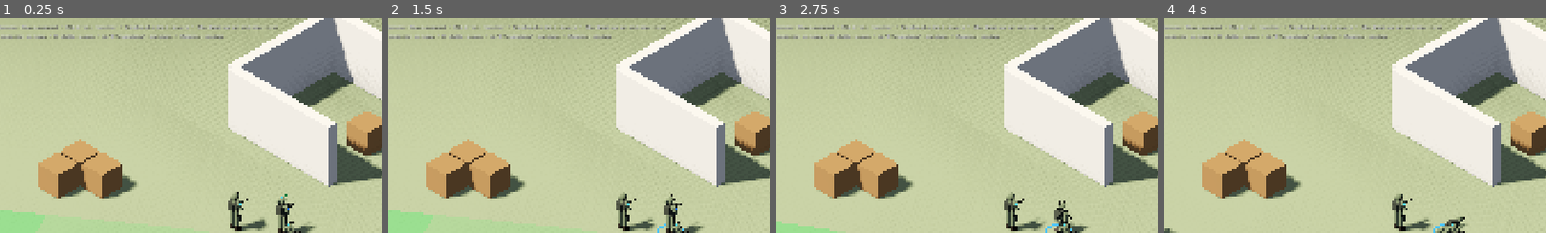
Above: before the commit, frames 1-4 (left to right).
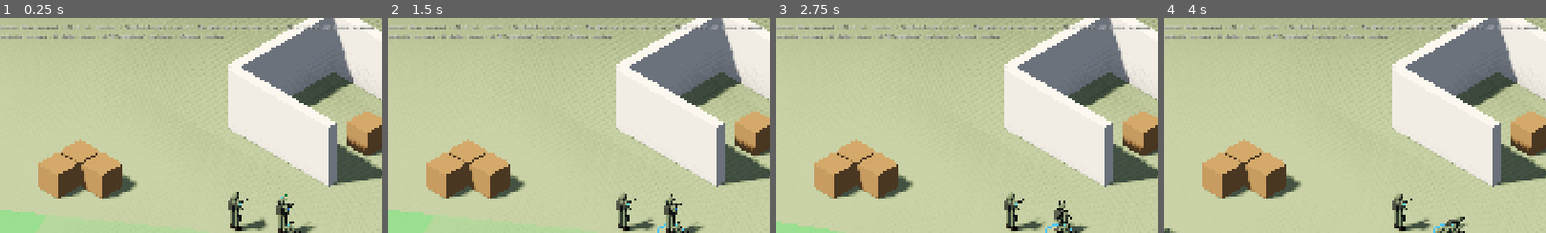
Above: after the commit, the same moments.

Repository: HackTechDev/Commando
Game: Godot game, scene res://scenes/levels/sandbox/sandbox.tscn
Two runs of this game, one before a commit and one after it. Both use one fixed random seed, a clock stepped at 60 frames per second and the inputs below.
Inputs (mouse positions are % of the whole screen's width and height, from its top left):
- Up to frame 1 (0.25 s): no input
- Up to frame 2 (1.5 s): tap Enter at 0.5 s; drag from (6, 94) to (60, 28) at 0.52 s; click "Stop [F]" at 1.25 s
- Up to frame 3 (2.75 s): click "Accroupi [C]" at 2 s
- Up to frame 4 (4 s): click "Rampé [X]" at 2.75 s; click "Recharger [R]" at 3.5 s
The pictures show only the part of the screen within x 13-63%, y 0-50%; the shares and areas given below are measured in that part.

The runs differ from the first frame. In frame 1, 0.2% of the frame differs, in the area x 74-98%, y 3-6%; in frame 2, 0.2%; in frame 3, 0.2%; in frame 4, 0.2%.

Commit message:
Les opérateurs peuvent grimper sur les caisses
Clic droit sur une caisse pour y monter, ordre au sol pour redescendre,
une unité par caisse, tir possible depuis la hauteur.

Co-Authored-By: Claude Fable 5.2 <noreply@anthropic.com>

Diff:
--- a/scenes/props/crate.tscn
+++ b/scenes/props/crate.tscn
@@ -1,4 +1,6 @@
 [gd_scene load_steps=4 format=3]
+
+[ext_resource type="Script" path="res://scripts/props/climbable.gd" id="1"]
 
 [sub_resource type="BoxShape3D" id="shape"]
 size = Vector3(1.2, 1.2, 1.2)
@@ -11,9 +13,10 @@
 material = SubResource("mat")
 size = Vector3(1.2, 1.2, 1.2)
 
-[node name="Crate" type="StaticBody3D"]
+[node name="Crate" type="StaticBody3D" groups=["climbables"]]
 collision_layer = 2
 collision_mask = 0
+script = ExtResource("1")
 
 [node name="CollisionShape3D" type="CollisionShape3D" parent="."]
 transform = Transform3D(1, 0, 0, 0, 1, 0, 0, 0, 1, 0, 0.6, 0)
--- a/scenes/ui/hud.tscn
+++ b/scenes/ui/hud.tscn
@@ -28,7 +28,7 @@
 offset_bottom = 80.0
 theme_override_colors/font_shadow_color = Color(0, 0, 0, 0.8)
 theme_override_font_sizes/font_size = 14
-text = "Clic gauche / rectangle / 1-3 : sélectionner (Maj : ajouter)  •  Clic droit : marcher  •  Double clic droit : courir  •  Clic droit sur un ennemi : tirer
+text = "Clic gauche / rectangle / 1-3 : sélectionner (Maj : ajouter)  •  Clic droit : marcher  •  Double clic droit : courir  •  Clic droit sur un ennemi : tirer  •  Clic droit sur une caisse : grimper
 ZQSD / flèches / bord d'écran / clic molette : caméra  •  Molette : zoom  •  A / E (maintenir) : rotation  •  Origine : centrer"
 
 [node name="AlertPanel" type="PanelContainer" parent="PlayerController"]
--- a/scripts/autoload/selection_manager.gd
+++ b/scripts/autoload/selection_manager.gd
@@ -53,6 +53,20 @@
 		unit.attack(enemy, run)
 
 
+## Fait grimper une unité sélectionnée sur `target` ; les autres se
+## regroupent autour.
+func order_climb(target: Climbable, run: bool) -> void:
+	var climber_found := false
+	var others := 0
+	for unit in selected:
+		if not climber_found and unit.climb(target, run):
+			climber_found = true
+		elif unit.perched_on != target:
+			var angle := TAU * float(others) / float(maxi(selected.size() - 1, 1))
+			unit.move_to(target.global_position + Vector3(cos(angle), 0.0, sin(angle)) * (target.half_extent + FORMATION_SPACING), run)
+			others += 1
+
+
 ## Annule le déplacement ou l'attaque des unités sélectionnées.
 func stop() -> void:
 	for unit in selected:
--- /dev/null
+++ b/scripts/props/climbable.gd
@@ -0,0 +1,46 @@
+class_name Climbable
+extends StaticBody3D
+## Obstacle bas sur lequel un opérateur peut grimper (caisse…).
+## Une seule unité à la fois peut s'y tenir.
+
+## Hauteur du dessus par rapport à l'origine de l'objet.
+@export var top_height: float = 1.2
+## Demi-largeur de l'objet (carré au sol).
+@export var half_extent: float = 0.6
+## Distance entre le bord de l'objet et le point d'où l'on grimpe.
+@export var access_margin: float = 0.55
+
+## Unité actuellement dessus (ou en train d'y monter).
+var occupant: Commando
+
+
+## Position des pieds d'une unité debout sur l'objet.
+func get_top_position() -> Vector3:
+	return global_position + Vector3.UP * top_height
+
+
+## Points au sol, un par côté, d'où l'on peut grimper ou redescendre.
+## Seuls les points praticables (sur le maillage de navigation) sont renvoyés.
+func get_access_points() -> Array[Vector3]:
+	var points: Array[Vector3] = []
+	var map := get_world_3d().navigation_map
+	var reach := half_extent + access_margin
+	for direction: Vector3 in [Vector3.RIGHT, Vector3.LEFT, Vector3.FORWARD, Vector3.BACK]:
+		var point := global_position + global_basis * direction * reach
+		var closest := NavigationServer3D.map_get_closest_point(map, point)
+		if Vector2(closest.x - point.x, closest.z - point.z).length() < 0.35:
+			points.append(point)
+	return points
+
+
+## Point d'accès praticable le plus proche de `near`. Renvoie `false` dans
+## `found` (clé du dictionnaire) s'il n'y en a aucun.
+func get_nearest_access(near: Vector3) -> Dictionary:
+	var best := {"found": false, "point": Vector3.ZERO}
+	var best_distance := INF
+	for point in get_access_points():
+		var distance := point.distance_squared_to(Vector3(near.x, point.y, near.z))
+		if distance < best_distance:
+			best_distance = distance
+			best = {"found": true, "point": point}
+	return best
--- a/scripts/resources/unit_stats.gd
+++ b/scripts/resources/unit_stats.gd
@@ -8,6 +8,8 @@
 @export var crouch_speed: float = 1.8
 @export var crawl_speed: float = 0.9
 @export var turn_speed: float = 12.0
+## Durée pour grimper sur un obstacle bas ou en redescendre, en secondes.
+@export var climb_time: float = 0.7
 
 @export_group("Arme")
 ## Portée de tir maximale.
--- a/scripts/ui/player_controller.gd
+++ b/scripts/ui/player_controller.gd
@@ -11,6 +11,7 @@
 
 @export var box_fill := Color(0.2, 0.6, 1.0, 0.15)
 @export var box_border := Color(0.3, 0.7, 1.0, 0.9)
+## Un clic droit sur un obstacle grimpable (caisse) y fait monter une unité.
 @export var marker_color := Color(0.3, 0.9, 0.4)
 @export var marker_run_color := Color(1.0, 0.75, 0.2)
 @export var marker_attack_color := Color(1.0, 0.25, 0.2)
@@ -106,6 +107,11 @@
 	var hit := _raycast(screen_position, MASK_GROUND)
 	if hit.is_empty():
 		return
+	if hit["collider"] is Climbable:
+		var climbable := hit["collider"] as Climbable
+		SelectionManager.order_climb(climbable, run)
+		_spawn_marker(climbable.get_top_position(), marker_run_color if run else marker_color)
+		return
 	var target: Vector3 = hit["position"]
 	target.y = 0.0
 	SelectionManager.order_move(target, run)
--- a/scripts/units/commando.gd
+++ b/scripts/units/commando.gd
@@ -10,6 +10,9 @@
 ## considérée comme bloquée et fait un pas de côté.
 const BLOCKED_RATIO := 0.4
 const SIDESTEP_RATIO := 0.7
+const CLIMB_START_DISTANCE := 0.4
+const CLIMB_REACH := 1.2
+const HOP_ARC := 0.3
 const STUCK_PROGRESS := 0.05
 const STUCK_DELAY := 0.6
 const STUCK_GOAL_DISTANCE := 2.0
@@ -30,12 +33,17 @@
 var ammo_in_magazine: int = 0
 ## Cartouches en réserve.
 var ammo_reserve: int = 0
+## Obstacle sur lequel l'unité se tient, le cas échéant.
+var perched_on: Climbable
 
 var _running: bool = false
 var _has_order: bool = false
 var _attack_target: Enemy
 var _fire_cooldown: float = 0.0
 var _reload_left: float = 0.0
+var _climb_target: Climbable
+var _climb_point: Vector3
+var _hopping: bool = false
 var _vertical_velocity: float = 0.0
 var _wants_to_move: bool = false
 var _desired_velocity: Vector3
@@ -60,9 +68,15 @@
 
 func _physics_process(delta: float) -> void:
 	_update_reload(delta)
+	if _hopping:
+		return
 	var horizontal := Vector3.ZERO
 	if is_dead:
 		pass
+	elif _climb_target:
+		horizontal = _approach_climb()
+		if horizontal != Vector3.ZERO:
+			_face(horizontal, delta)
 	elif _attack_target:
 		horizontal = _attack(delta)
 	elif _has_order:
@@ -119,7 +133,11 @@
 
 ## Ordonne un déplacement vers `target`. `run` n'a d'effet que debout.
 func move_to(target: Vector3, run: bool) -> void:
-	if is_dead:
+	if is_dead or _hopping:
+		return
+	_climb_target = null
+	if perched_on:
+		_descend(target, move_to.bind(target, run))
 		return
 	_attack_target = null
 	_running = run
@@ -131,14 +149,40 @@
 ## Ordonne d'attaquer `enemy` : l'unité s'approche jusqu'à avoir une ligne de
 ## tir, puis tire jusqu'à ce que la cible soit neutralisée.
 func attack(enemy: Enemy, run: bool) -> void:
-	if is_dead or enemy == null or enemy.is_dead or not has_ammo():
-		return
+	if is_dead or _hopping or enemy == null or enemy.is_dead or not has_ammo():
+		return
+	_climb_target = null
 	_has_order = false
 	_running = run
 	_attack_target = enemy
 	_fire_cooldown = stats.aim_time
 
 
+## Ordonne de grimper sur `target`. Renvoie faux si c'est impossible
+## (déjà occupé, inaccessible, unité morte).
+func climb(target: Climbable, run: bool) -> bool:
+	if is_dead or _hopping or target == null:
+		return false
+	if perched_on == target:
+		return true
+	if target.occupant != null and target.occupant != self:
+		return false
+	if perched_on:
+		if not _descend(target.global_position, climb.bind(target, run)):
+			return false
+		return true
+	var access := target.get_nearest_access(global_position)
+	if not access["found"]:
+		return false
+	_has_order = false
+	_attack_target = null
+	_running = run
+	_climb_target = target
+	_climb_point = access["point"]
+	_agent.target_position = _climb_point
+	return true
+
+
 ## Vrai s'il reste au moins une cartouche (chargeur ou réserve).
 func has_ammo() -> bool:
 	return ammo_in_magazine > 0 or ammo_reserve > 0
@@ -161,6 +205,7 @@
 func stop() -> void:
 	_has_order = false
 	_attack_target = null
+	_climb_target = null
 
 
 ## Bascule entre `new_posture` et debout.
@@ -177,6 +222,77 @@
 	is_selected = value
 	_ring.visible = value
 	selected_changed.emit(value)
+
+
+## Rejoint le point d'accès de l'obstacle visé, puis grimpe.
+func _approach_climb() -> Vector3:
+	if _climb_target.occupant != null and _climb_target.occupant != self:
+		_climb_target = null
+		return Vector3.ZERO
+	var offset := _climb_point - global_position
+	offset.y = 0.0
+	var distance := offset.length()
+	var arrived := _agent.is_navigation_finished()
+	if distance < CLIMB_START_DISTANCE or (arrived and distance < CLIMB_REACH):
+		var target := _climb_target
+		_climb_target = null
+		target.occupant = self
+		_hop(target.get_top_position(), func() -> void: perched_on = target)
+		return Vector3.ZERO
+	if arrived:
+		_climb_target = null
+		return Vector3.ZERO
+	var to_next := _agent.get_next_path_position() - global_position
+	to_next.y = 0.0
+	if to_next.length_squared() < 0.0001:
+		return Vector3.ZERO
+	return to_next.normalized() * _current_speed()
+
+
+## Redescend de l'obstacle du côté le plus proche de `toward`, puis appelle
+## `then`. Renvoie faux s'il n'y a aucun côté praticable.
+func _descend(toward: Vector3, then: Callable) -> bool:
+	var access := perched_on.get_nearest_access(toward)
+	if not access["found"]:
+		return false
+	var obstacle := perched_on
+	perched_on = null
+	_hop(access["point"], func() -> void:
+		obstacle.occupant = null
+		then.call())
+	return true
+
+
+## Saut scripté (montée ou descente) : pendant sa durée, l'unité ne reçoit
+## aucun ordre et n'est pas déplacée par la physique.
+func _hop(to: Vector3, done: Callable) -> void:
+	_hopping = true
+	_has_order = false
+	velocity = Vector3.ZERO
+	var from := global_position
+	var flat := to - from
+	flat.y = 0.0
+	if flat.length_squared() > 0.0001:
+		rotation.y = atan2(-flat.x, -flat.z)
+	var going_up := to.y > from.y
+	var tween := create_tween()
+	tween.tween_method(func(t: float) -> void:
+		# En montant, on s'élève avant d'avancer ; en descendant, l'inverse.
+		var early := 1.0 - (1.0 - t) * (1.0 - t)
+		var late := t * t
+		var horizontal := late if going_up else early
+		var vertical := early if going_up else late
+		global_position = Vector3(
+			lerpf(from.x, to.x, horizontal),
+			lerpf(from.y, to.y, vertical) + sin(PI * t) * HOP_ARC,
+			lerpf(from.z, to.z, horizontal))
+		_model.move_ratio = 1.0
+	, 0.0, 1.0, stats.climb_time)
+	tween.tween_callback(func() -> void:
+		_hopping = false
+		_model.move_ratio = 0.0
+		if not is_dead:
+			done.call())
 
 
 func _update_reload(delta: float) -> void:
@@ -226,6 +342,9 @@
 		return Vector3.ZERO
 	# Pas de ligne de tir : s'approcher, puis viser de nouveau.
 	_fire_cooldown = stats.aim_time
+	if perched_on:
+		_descend(_attack_target.global_position, func() -> void: pass)
+		return Vector3.ZERO
 	if _agent.target_position.distance_to(_attack_target.global_position) > 0.5:
 		_agent.target_position = _attack_target.global_position
 	if _agent.is_navigation_finished():
@@ -284,6 +403,7 @@
 	is_dead = true
 	_has_order = false
 	_attack_target = null
+	_climb_target = null
 	remove_from_group(&"commandos")
 	collision_layer = 0
 	_agent.avoidance_enabled = false
Not shown, added: scripts/props/climbable.gd.uid
Not shown, changed: CHANGELOG.md
Not shown, changed: DECISIONS.md
